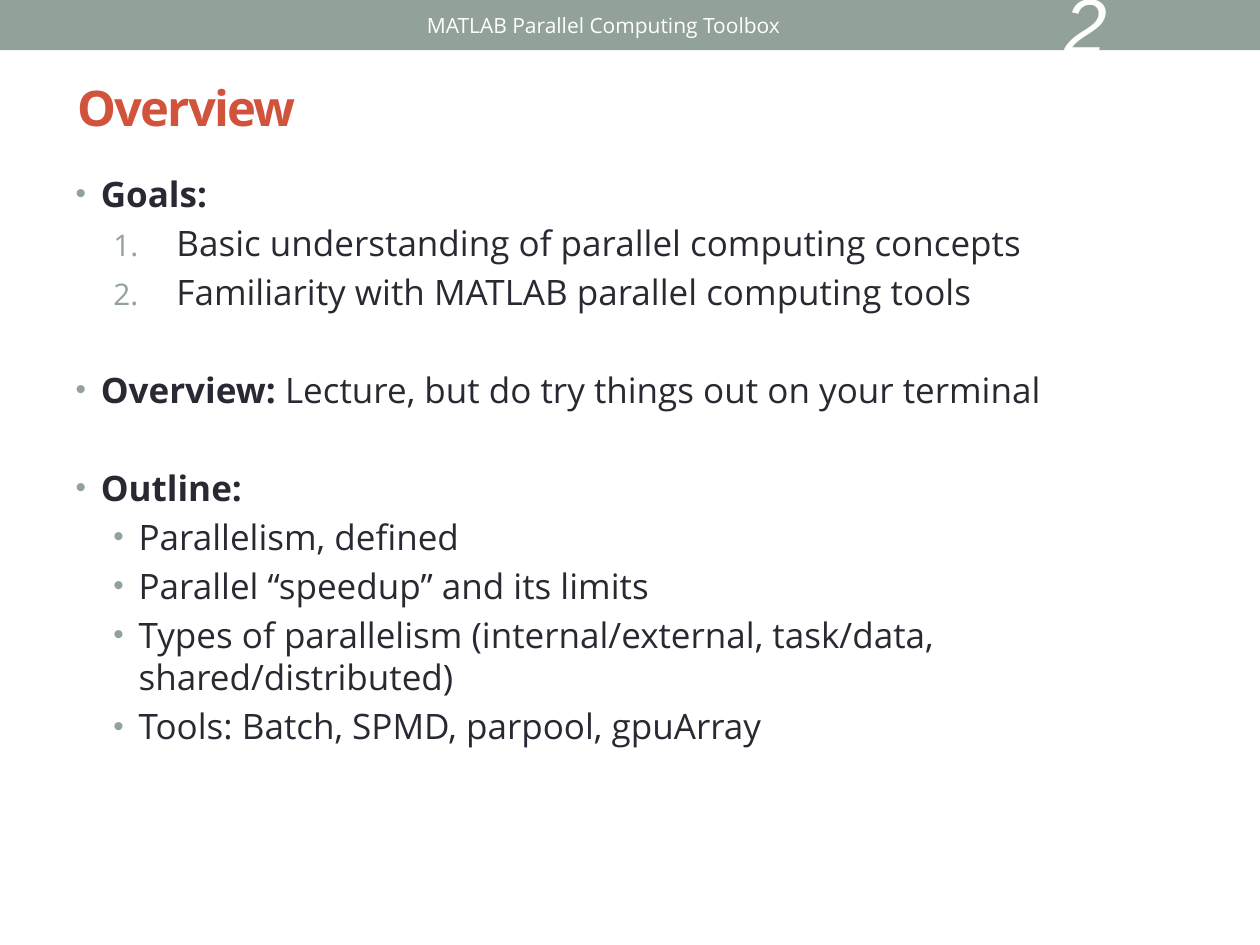
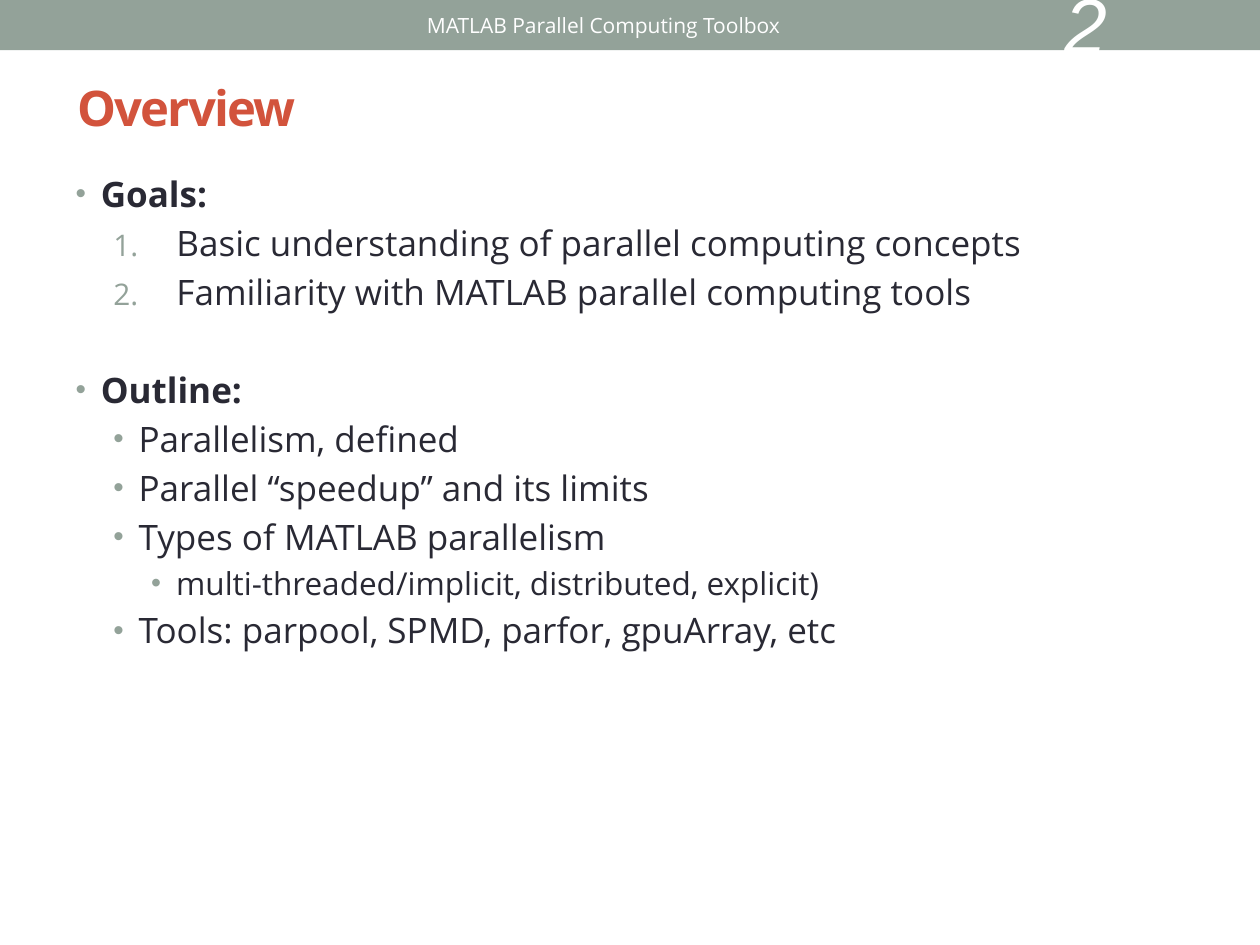
Before and after one commit to keithfma/bu_tutorial_matlab_parallel, a slide deck: slide 2 of slides.pptx. Drawn at 1260x945 pixels with LibreOffice and Linux fonts; fonts in the diff are those of the drawing. Boxes give left, top, right and bottom in pixels: in the first picture for what was removed or moved away, otherwise in the second. Text is boxed around its words. In the diff, an @@ line names an element or a change of style, - is before the commit and + after.

```diff
--- a/slides.pptx
+++ b/slides.pptx
@@ text at (101, 376, 1041, 412): paragraph removed @@
-• Overview: Lecture, but do try things out on your terminal
@@ text at (139, 523, 836, 652): text changed @@
-  • Types of parallelism (internal/external, task/data, shared/distributed)
-  • Tools: Batch, SPMD, parpool, gpuArray
+  • Types of MATLAB parallelism
+    • multi-threaded/implicit, distributed, explicit)
+  • Tools: parpool, SPMD, parfor, gpuArray, etc
```
Also in this commit, not shown: 18 other slides changed, 8 slides added, 3 other files.
